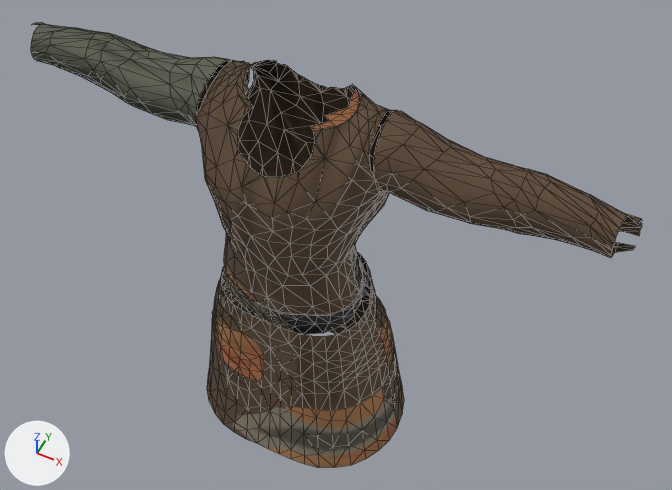
The glTF model modely/postavy/hrdinove/muz_kotle.gltf: old version first, new version second.
Before and after are seen from a 50 mm lens placed at (0.728, -1.228, 2.745), pointed at (0.06, 0.107, 1.077). Lighting does not change. The marker at lower left points along +X, +Y and +Z. The older version comes first. Mesh edges are drawn as thin lines. Vertices at exactly the same position are counted once.

Names of what the first picture shows: 'muz_kotle_0', 'muz_kotle_1'.
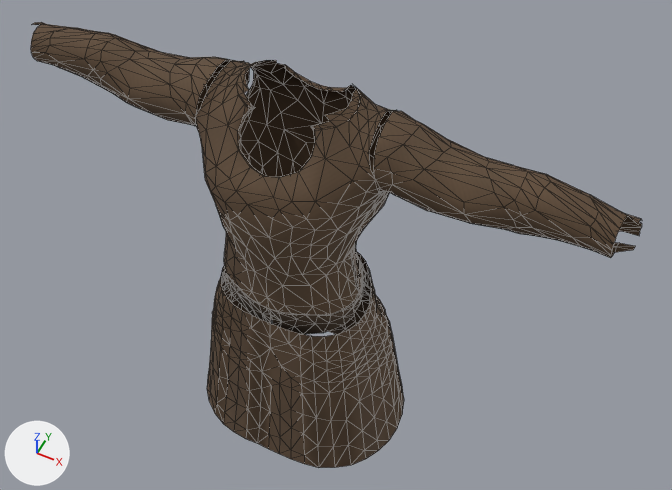
The change, as a list of edits to the scene's bpy script:
```text
Change me_muz_svrchni_d:
    used by ob_muz_kotle_0; location = (0.0, 0.0, 0.0)
    remove me_muz_svrchni_d.from_pydata(...)  # 423 vertices, 766 faces; spans x -0.284..0.284, y -0.18..0.245, z 0.509..0.999
    add me_muz_svrchni_d.from_pydata(...)  # 415 vertices, 750 faces; spans x -0.284..0.284, y -0.18..0.245, z 0.509..0.999
    me_muz_svrchni_d part 1: 6 vertices removed from x -0.026..0.142, y -0.161..-0.131, z 0.564..0.837; 3 vertices added at x -0.026..0.139, y -0.156..-0.135, z 0.598..0.8
    me_muz_svrchni_d part 2: 4 vertices removed from x -0.066..-0.028, y 0.219..0.234, z 0.573..0.637; 2 vertices added at x -0.065..-0.029, y 0.223..0.23, z 0.602..0.608
    me_muz_svrchni_d part 3: 2 vertices removed from x 0.073..0.075, y 0.179..0.18, z 0.935..0.973; 1 vertex added at x 0.074, y 0.178, z 0.968
    me_muz_svrchni_d part 4: 2 vertices removed from x -0.171..-0.164, y -0.136..-0.129, z 0.632..0.701; 1 vertex added at x -0.166, y -0.131, z 0.679
    me_muz_svrchni_d part 5: 693 kept faces spanning x -0.284..0.284, y -0.18..0.245, z 0.509..0.999 get new texture (UV) coordinates
    other edits to the shape of me_muz_svrchni_d do not show in these pictures
Change me_muz_svrchni_h:
    used by ob_muz_kotle_1; location = (0.0, 0.0, 0.0)
    remove me_muz_svrchni_h.from_pydata(...)  # 954 vertices, 1432 faces; spans x -0.709..0.709, y -0.137..0.176, z 0.93..1.573
    add me_muz_svrchni_h.from_pydata(...)  # 966 vertices, 1448 faces; spans x -0.709..0.709, y -0.137..0.176, z 0.93..1.573
    me_muz_svrchni_h part 6
    60 vertices are removed from x -0.47..0.47, y -0.136..0.175, z 1.312..1.536
    158 faces are deleted
    3 vertices move from x -0.069..-0.044, y -0.085..-0.073, z 1.465..1.477 to x -0.068..-0.043, y -0.078..-0.066, z 1.459..1.471
    74 vertices are added at x -0.457..0.457, y -0.135..0.175, z 1.325..1.538
    178 new faces join them
    me_muz_svrchni_h part 7
    2 vertices are removed from x 0.137..0.151, y 0.026..0.05, z 1.151..1.174
    10 faces are deleted
    1 vertex is added at (0.141, 0.044, 1.171)
    8 new faces join them
    me_muz_svrchni_h part 8: 1254 kept faces spanning x -0.709..0.709, y -0.137..0.176, z 0.93..1.573 get new texture (UV) coordinates
    other edits to the shape of me_muz_svrchni_h do not show in these pictures
```

Boxes [x1, y1, x2, y2] around the edits, measured in the pictures (672 x 490 px; the box of a moved part takes in the faces that stretch with it):
part 1 of me_muz_svrchni_d, moved or reshaped: before [249, 348, 335, 468]; after [249, 348, 333, 467]
part 2 of me_muz_svrchni_d, moved or reshaped: before [306, 310, 346, 334]; after [306, 310, 346, 331]
part 3 of me_muz_svrchni_d, moved or reshaped: [351, 252, 361, 279] in both
part 4 of me_muz_svrchni_d, moved or reshaped: before [210, 336, 228, 412]; after [213, 336, 228, 403]
part 5 of me_muz_svrchni_d, surface changed: [214, 266, 404, 468] in both
part 6 of me_muz_svrchni_h, moved or reshaped: [101, 34, 544, 258] in both
part 7 of me_muz_svrchni_h, moved or reshaped: before [352, 246, 359, 272]; after [352, 244, 359, 272]
part 8 of me_muz_svrchni_h, surface changed: [31, 22, 628, 333] in both
